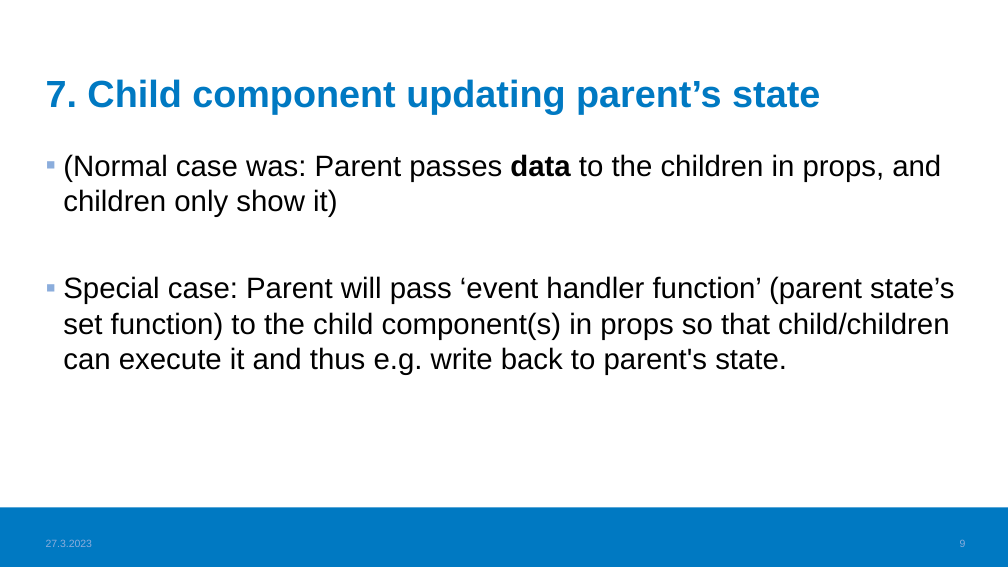
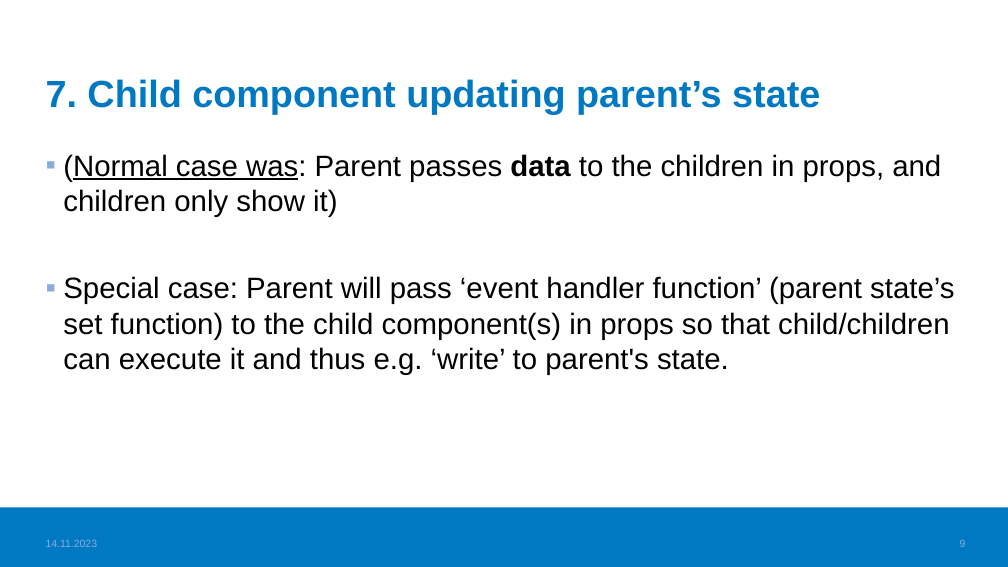
Before and after one commit to haagahelia/ohke-teknologiat, a slide deck: slide 9 of 05_frontend/Frontend_VideoTopics.pptx. Drawn at 1008x567 pixels with LibreOffice and Linux fonts; fonts in the diff are those of the drawing; background and template pictures are left out. Boxes give left, top, right and bottom in pixels: in the first picture for what was removed or moved away, otherwise in the second. Text is boxed around its words. In the diff, an @@ line names an element or a change of style, - is before the commit and + after.

```diff
--- a/05_frontend/Frontend_VideoTopics.pptx
+++ b/05_frontend/Frontend_VideoTopics.pptx
@@ text at (x1=63, y1=154, x2=941, y2=217): underline on in "(Normal case was:" @@
@@ text at (x1=63, y1=276, x2=954, y2=375): text changed @@
-▪ Special case: Parent will pass ‘event handler function’ (parent state’s set function) to the child component(s) in props so that child/children can execute it and thus e.g. write back to parent's state.
+▪ Special case: Parent will pass ‘event handler function’ (parent state’s set function) to the child component(s) in props so that child/children can execute it and thus e.g. ‘write’ to parent's state.
@@ text at (x1=46, y1=539, x2=98, y2=547): text changed @@
-27.3.2023
+14.11.2023
```
Also in this commit, not shown: 15 other slides changed, 1 slide removed, 3 other files.
